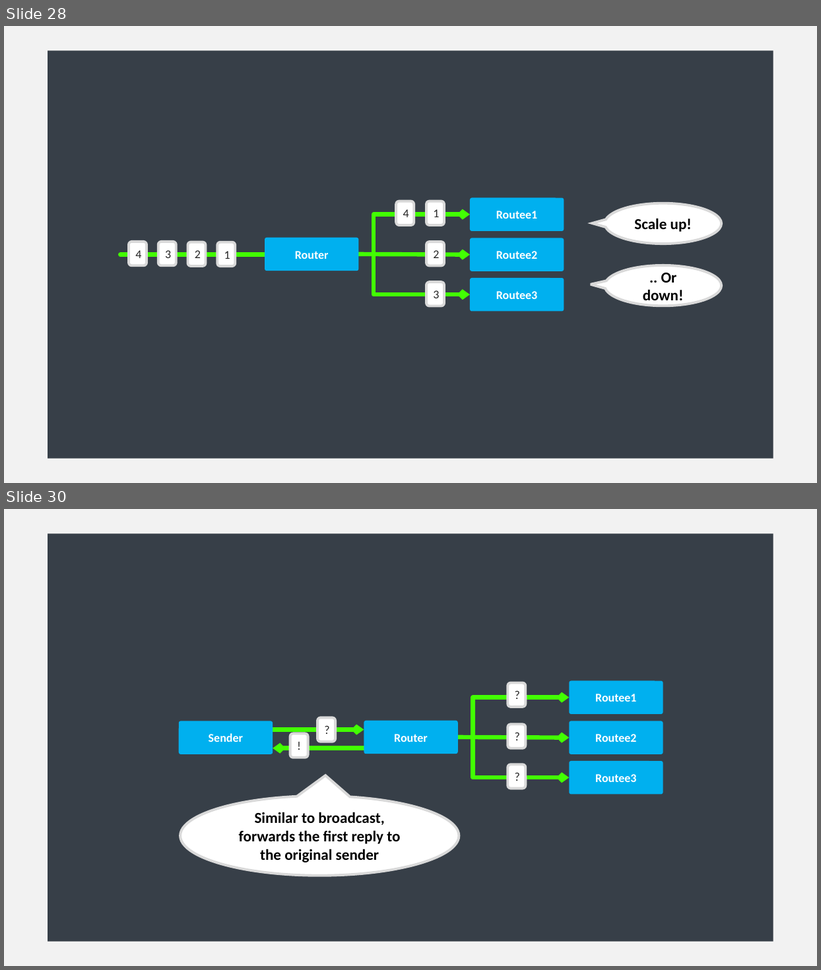
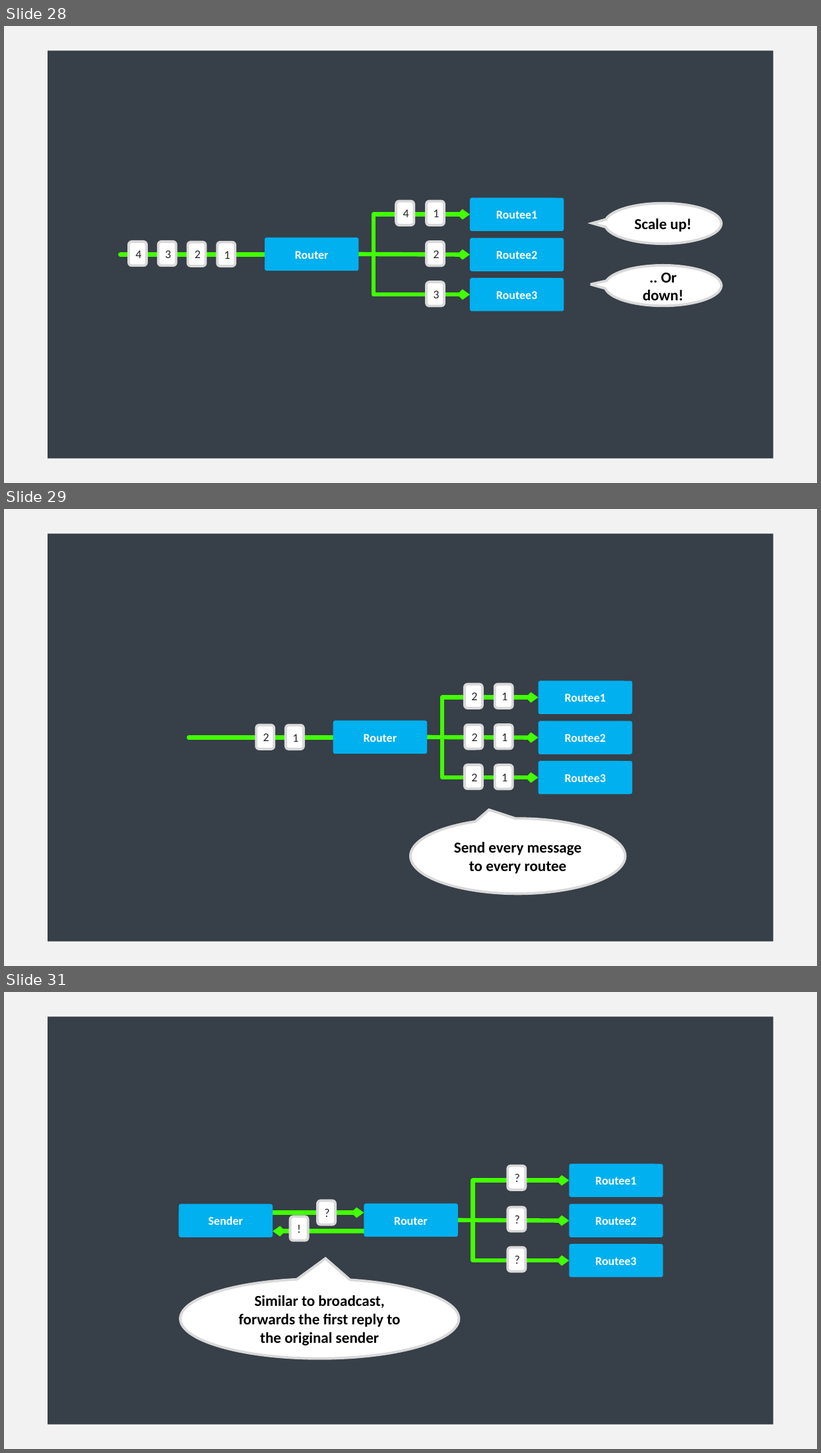
Before and after one commit to asynkron/website, a slide deck: media/logo.pptx. Shown one above the other, each under a label of ours: slides 28 and 30 before the commit, slides 28, 29 and 31 after it; the slides between them are not shown. The pictures are 821x970 and 821x1453 pixels, drawn with LibreOffice and Linux fonts; fonts in the diff are those of the drawing. Boxes give left, top, right and bottom in pixels: in the first picture for what was removed or moved away, otherwise in the second. Text is boxed around its words. In the diff, an @@ line names an element or a change of style, - is before the commit and + after.

```diff
--- a/media/logo.pptx
+++ b/media/logo.pptx
@@ slide 29 added at [4,509,817,966], background #F2F2F2 @@
@@ rectangle added at [48,533,774,941], fill #373F48 @@
@@ group added at [189,681,632,795]: 12 rounded rectangles, 2 elbow arrows, 1 arrow, 1 line @@
+1
+2
+1
+1
+1
+2
+Router
+Routee1
+Routee2
+Routee3
+2
+2
@@ speech bubble added at [411,819,626,894], fill #FFFFFF, outline #D9D9D9 3 pt, 18 pt, text #000000, bold @@
+Send every message to every routee
@@ what was slide 30 is now slide 31 @@
```
Also in this commit, not shown: 1 slide changed, 3 other files.
